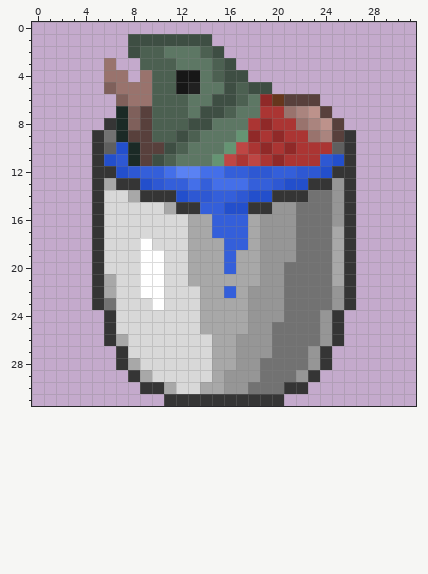
Pixel-art sprite, stored at textures/items/bucket_salmon.png. That is the earlier state.
The file is 32x32 pixels. Colours within 5 levels of each other are drawn and written as one.
Now the later version:
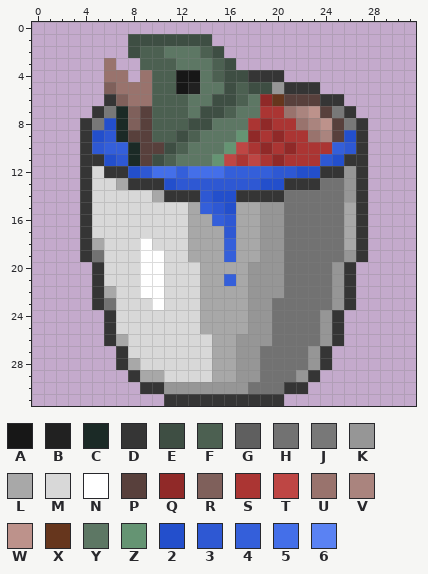
Palette (. is transparent): A #171717  B #212121  C #1b2a26  D #353535  E #3e4e43  F #4c6051  G #5f5f5f  H #727272  J #787878  K #969696  L #a8a8a8  M #d8d8d8  N #ffffff  P #58403c  Q #902928  R #7f605b  S #ab3533  T #be4644  U #99736d  V #aa847e  W #bd928b  X #66361d  Y #5d7764  Z #659473  2 #234fcc  3 #2e58d3  4 #345fda  5 #446fe9  6 #5a82f3
Edits made:
{"y":4,"x":18,"old":"...","new":"DDD"}
{"y":5,"x":20,"old":"....","new":"KDDD"}
{"y":6,"x":6,"old":".","new":"D"}
{"y":6,"x":24,"old":"..","new":"DD"}
{"y":7,"x":5,"old":"..","new":"DJ"}
{"y":7,"x":25,"old":"..","new":"JD"}
{"y":8,"x":4,"old":"..D","new":"DJ2"}
{"y":8,"x":26,"old":"..","new":"JD"}
{"y":9,"x":4,"old":".DH","new":"D23"}
{"y":9,"x":26,"old":"D.","new":"2D"}
{"y":10,"x":4,"old":".DG2","new":"D344"}
{"y":10,"x":25,"old":"GD.","new":"43D"}
{"y":11,"x":4,"old":".","new":"D"}
{"y":11,"x":27,"old":".","new":"D"}
{"y":12,"x":4,"old":".D","new":"DM"}
{"y":12,"x":7,"old":"2344","new":"D235"}
{"y":12,"x":12,"old":"66","new":"45"}
{"y":12,"x":18,"old":"3344332","new":"443322D"}
{"y":12,"x":26,"old":"D.","new":"KD"}
{"y":13,"x":4,"old":".DLD","new":"DMML"}
{"y":13,"x":9,"old":"23445455544322","new":"DD2333333322DD"}
{"y":13,"x":24,"old":"DKD.","new":"HHKD"}
{"y":14,"x":4,"old":".D","new":"DM"}
{"y":14,"x":8,"old":"LDD","new":"MML"}
{"y":14,"x":12,"old":"23","new":"DD"}
{"y":14,"x":15,"old":"44322","new":"22DDD"}
{"y":14,"x":21,"old":"DD","new":"HH"}
{"y":14,"x":25,"old":"KD.","new":"HKD"}
{"y":15,"x":4,"old":".D","new":"DM"}
{"y":15,"x":11,"old":"LDD","new":"MML"}
{"y":15,"x":15,"old":"4","new":"3"}
{"y":15,"x":17,"old":"2DD","new":"LLK"}
{"y":15,"x":21,"old":"K","new":"H"}
{"y":15,"x":25,"old":"KD.","new":"HLD"}
{"y":16,"x":4,"old":".D","new":"DM"}
{"y":16,"x":16,"old":"44","new":"3L"}
{"y":16,"x":21,"old":"K","new":"H"}
{"y":16,"x":25,"old":"KD.","new":"HLD"}
{"y":17,"x":4,"old":".D","new":"DM"}
{"y":17,"x":15,"old":"444","new":"L3L"}
{"y":17,"x":21,"old":"K","new":"H"}
{"y":17,"x":25,"old":"LD.","new":"HLD"}
{"y":18,"x":4,"old":".D","new":"DL"}
{"y":18,"x":17,"old":"4","new":"L"}
{"y":18,"x":21,"old":"K","new":"H"}
{"y":18,"x":25,"old":"LD.","new":"HLD"}
{"y":19,"x":4,"old":".D","new":"DH"}
{"y":19,"x":21,"old":"K","new":"H"}
{"y":19,"x":25,"old":"LD.","new":"HKD"}
{"y":20,"x":13,"old":"L","new":"M"}
{"y":20,"x":16,"old":"4","new":"L"}
{"y":20,"x":18,"old":"L","new":"K"}
{"y":20,"x":25,"old":"L","new":"K"}
{"y":21,"x":6,"old":"L","new":"M"}
{"y":21,"x":13,"old":"L","new":"M"}
{"y":21,"x":16,"old":"L","new":"4"}
{"y":21,"x":18,"old":"L","new":"K"}
{"y":21,"x":25,"old":"L","new":"K"}
{"y":22,"x":16,"old":"4","new":"L"}
{"y":23,"x":20,"old":"K","new":"H"}
{"y":24,"x":20,"old":"K","new":"H"}
{"y":27,"x":19,"old":"K","new":"H"}
{"y":29,"x":10,"old":"M","new":"L"}
{"y":29,"x":16,"old":"K","new":"L"}
{"y":30,"x":11,"old":"LMMLL","new":"KKKKK"}
{"label":"changed","picture_box":[80,70,368,394]}
